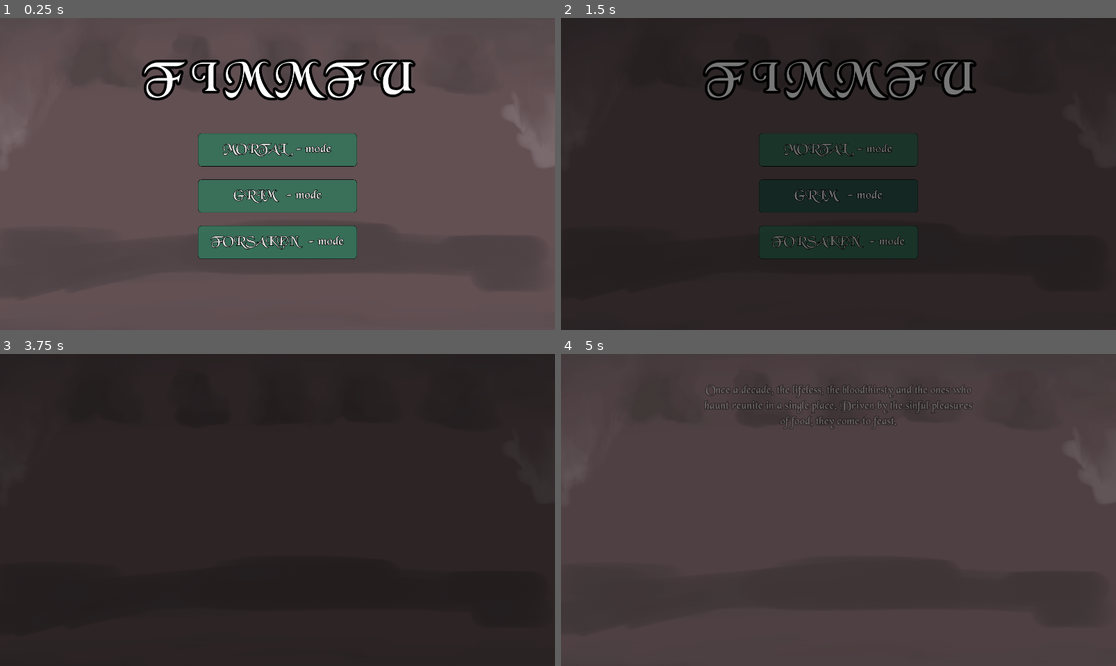
Above: before the commit, frames 1-4 (two rows, left to right).
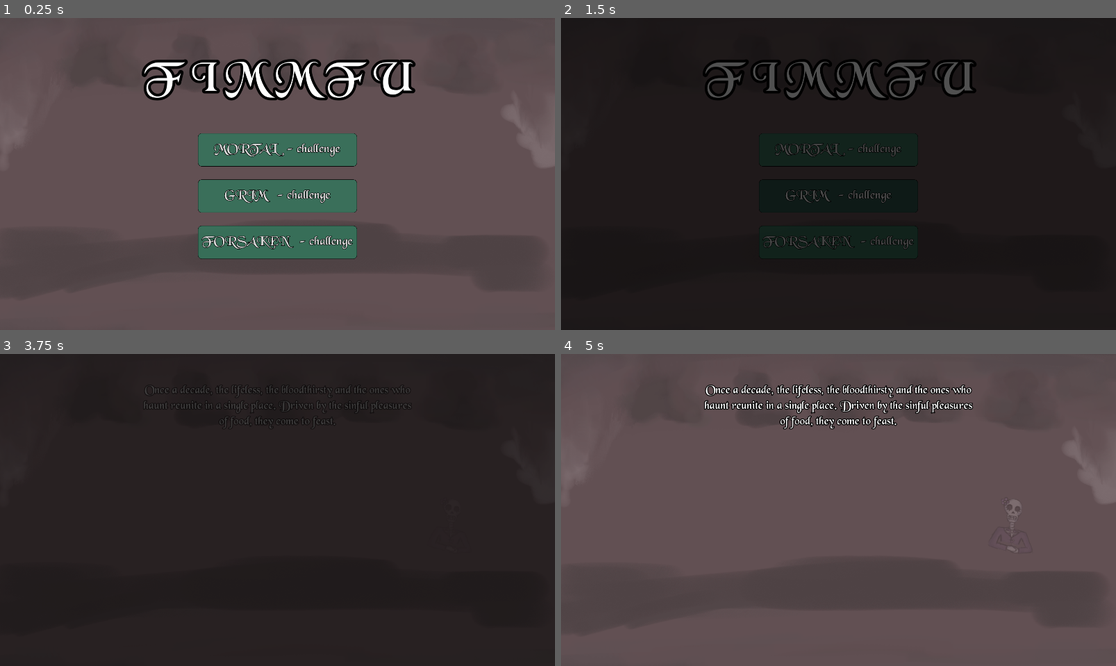
Above: after the commit, the same moments.

Repository: Henrique-Baumegger/godot-fims_food
Game: Godot game, scene res://scripts_and_scenes/game_loops/main.tscn
Same seed, same stepped clock (60 frames per second), same inputs: the game is played once before the commit and once after it.
Inputs (mouse positions are in pixels of both pictures, inside the frame that each line leads up to):
- Up to frame 1 (0.25 s): no input
- Up to frame 2 (1.5 s): click "MORTAL - mode" (after the commit: "MORTAL - challenge") at 0.5 s; click "GRIM - mode" (after the commit: "GRIM - challenge") at 1.25 s
- Up to frame 3 (3.75 s): click "FORSAKEN - mode" (after the commit: "FORSAKEN - challenge") at 2 s; tap Enter at 2.75 s; move the mouse to (399, 494) at 2.77 s; click (399, 494) at 2.85 s; move the mouse to (166, 525) at 3.52 s; right-click (166, 525) at 3.6 s
- Up to frame 4 (5 s): move the mouse to (894, 441) at 4.27 s; click (894, 441) at 4.35 s

The runs differ from the first frame. In frame 1, 1.7% of the frame differs, in the area x 36-64%, y 40-75%; in frame 2, 2.5%, in the area x 26-75%, y 14-75%; in frame 3, 0.4%; in frame 4, 2.0%.

Commit message:
Final gameplay touches

Diff:
--- a/scripts_and_scenes/game_loops/cutscenes/game_over_loop.gd
+++ b/scripts_and_scenes/game_loops/cutscenes/game_over_loop.gd
@@ -35,6 +35,6 @@
 
 	await tw.finished
 
-	var fade_in_time : float = 40
-	var fade_in_delay : float = 2
+	var fade_in_time : float = 7
+	var fade_in_delay : float = 0
 	persistent_accross_game_loops.fade_button_in(fade_in_time, fade_in_delay)
--- a/scripts_and_scenes/game_loops/cutscenes/monsters_appearing_cutscene.gd
+++ b/scripts_and_scenes/game_loops/cutscenes/monsters_appearing_cutscene.gd
@@ -118,11 +118,12 @@
 	for s in _sprites:
 		s.modulate.a = 0.0
 
+	_haunt_loop()
 	_reveal_paragraphs()
 
 
 func _reveal_paragraphs() -> void:
-	var pause : float = 1
+	var pause : float = 2
 	var reveal_time : float = 2.5
 	var tw := create_tween()
 	for l in _labels:
@@ -130,10 +131,9 @@
 		tw.tween_interval(pause)
 
 	await tw.finished
-	var fade_in_time : float = 10
-	var fade_in_delay : float = 1
+	var fade_in_time : float = 7
+	var fade_in_delay : float = 0
 	persistent_accross_game_loops.fade_button_in(fade_in_time, fade_in_delay)
-	_haunt_loop()
 
 
 func _haunt_loop() -> void:
--- a/scripts_and_scenes/game_loops/main.gd
+++ b/scripts_and_scenes/game_loops/main.gd
@@ -8,7 +8,7 @@
 const difficulty_to_table_sizes_track : Dictionary[Difficulties, Array] = {
 	Difficulties.MORTAL : [2, 3, 3, 4],
 	Difficulties.GRIM : [2, 3, 4, 4, 5],
-	Difficulties.FORSAKEN : [2, 3, 4, 5, 5, 6, 6],
+	Difficulties.FORSAKEN : [2, 3, 4, 4, 5, 6, 6],
 }
 
 var current_table_sizes_track : Array = []
@@ -25,26 +25,27 @@
 func _ready() -> void:
 	loop_node = $MainMenu
 	current_loop = GameLoops.MENU
-	$MainMenu.difficulty_signal.connect(start_with_difficulty)
+	$MainMenu.difficulty_signal.connect(start_with_difficulty, CONNECT_ONE_SHOT)
 
 
 func transition_to(to_loop: GameLoops) -> void:
 	is_mid_transition = true
 	await scene_transition.go_to_black()
 
+
 	var new_scene: Node2D = null
 	if to_loop == GameLoops.TABLE:
 		new_scene = AssetDictionary.instantiate_game_loop(to_loop,current_table_sizes_track[track_index])
-	else:
-		new_scene = AssetDictionary.instantiate_game_loop(to_loop,-1)
-
-
-	if to_loop == GameLoops.TABLE:
 		var table : TableGameLoop = new_scene as TableGameLoop
 		table.we_died.connect(_on_we_died)
 		table.done.connect(_on_day_is_done)
 		get_tree().get_first_node_in_group("day_label").text = "day "+str(track_index+1)+"/"+str(current_table_sizes_track.size())
 		track_index += 1
+	else:
+		new_scene = AssetDictionary.instantiate_game_loop(to_loop,-1)
+
+	if to_loop == GameLoops.SHOP:
+		get_tree().get_first_node_in_group("day_label").text = "day "+str(track_index+1)+"/"+str(current_table_sizes_track.size())
 
 	if to_loop == GameLoops.MENU:
 		if persistent_accross_game_loops != null:
@@ -55,6 +56,7 @@
 		persistent_accross_game_loops = AssetDictionary.instantiate_persistent_cluster()
 		add_child(persistent_accross_game_loops)
 		persistent_accross_game_loops.get_button_signal().connect(_on_continue_button_pressed)
+
 
 	add_child(new_scene)
 
@@ -93,7 +95,7 @@
 
 	match current_loop:
 		GameLoops.INTRO:
-			transition_to(GameLoops.TABLE)
+			transition_to(GameLoops.SHOP)
 		GameLoops.SHOP:
 			transition_to(GameLoops.TABLE)
 		GameLoops.DEATH:
--- a/scripts_and_scenes/game_loops/main_menu.tscn
+++ b/scripts_and_scenes/game_loops/main_menu.tscn
@@ -18,7 +18,7 @@
 offset_bottom = 514.0
 theme = ExtResource("2_4j78h")
 theme_override_font_sizes/font_size = 44
-text = "MORTAL   - mode"
+text = "MORTAL   - challenge"
 
 [node name="GrimButton" type="Button" parent="." unique_id=1889708331]
 offset_left = 685.0
@@ -27,7 +27,7 @@
 offset_bottom = 674.0
 theme = ExtResource("2_4j78h")
 theme_override_font_sizes/font_size = 44
-text = "GRIM   - mode"
+text = "GRIM   - challenge"
 
 [node name="ForsakenButton" type="Button" parent="." unique_id=1086512942]
 offset_left = 685.0
@@ -36,7 +36,7 @@
 offset_bottom = 834.0
 theme = ExtResource("2_4j78h")
 theme_override_font_sizes/font_size = 44
-text = "FORSAKEN   - mode"
+text = "FORSAKEN   - challenge"
 
 [node name="Title" type="Label" parent="." unique_id=872375566]
 offset_left = 498.5
--- a/scripts_and_scenes/game_loops/persistent_accross_game_loops.tscn
+++ b/scripts_and_scenes/game_loops/persistent_accross_game_loops.tscn
@@ -48,7 +48,7 @@
 [node name="MoneyManager" parent="MoneyManagerWrapper/MarginContainer" unique_id=105379311 instance=ExtResource("3_r38cx")]
 layout_mode = 2
 text = "[img=140x140]res://art/items/coin_skull.png[/img]xx"
-money = 10
+money = 15
 
 [node name="ContinueButton" parent="." unique_id=1605215447 instance=ExtResource("4_go3jf")]
 offset_left = 1422.0
--- a/scripts_and_scenes/game_loops/shop_game_loop.gd
+++ b/scripts_and_scenes/game_loops/shop_game_loop.gd
@@ -16,7 +16,7 @@
 
 func _ready() -> void:
 	persistent_accross_game_loops = get_tree().get_first_node_in_group("persistent_accross_game_loops")
-	persistent_accross_game_loops.set_button_text("Next day")
+	persistent_accross_game_loops.set_button_text("To kitchen")
 	persistent_accross_game_loops.toggle_visibility(true)
 	_keep_one_drink()
 
--- a/scripts_and_scenes/game_loops/shop_game_loop.tscn
+++ b/scripts_and_scenes/game_loops/shop_game_loop.tscn
@@ -88,7 +88,7 @@
 position = Vector2(525, 548)
 
 [node name="SilverForSale" parent="AbundanceOfTheVast" unique_id=1851945597 instance=ExtResource("4_hobuh")]
-position = Vector2(525, 800)
+position = Vector2(186, 800)
 
 [node name="PanelContainer" type="PanelContainer" parent="AbundanceOfTheVast" unique_id=1199113109]
 offset_left = 65.0
--- a/scripts_and_scenes/products/drinks_for_sale/left_drink_for_sale.tscn
+++ b/scripts_and_scenes/products/drinks_for_sale/left_drink_for_sale.tscn
@@ -2,9 +2,13 @@
 
 [ext_resource type="PackedScene" uid="uid://22781a262i13" path="res://scripts_and_scenes/products/ingredient_for_sale.tscn" id="1_u66ry"]
 [ext_resource type="Texture2D" uid="uid://cpco8dlho3uwe" path="res://art/food/drinks/drink g.png" id="2_43t06"]
+[ext_resource type="PackedScene" uid="uid://qj5l5oibevij" path="res://scripts_and_scenes/UI/tool_tip_area.tscn" id="3_mchoo"]
 
 [sub_resource type="RectangleShape2D" id="RectangleShape2D_cx7lt"]
 size = Vector2(148, 164)
+
+[sub_resource type="RectangleShape2D" id="RectangleShape2D_11gdi"]
+size = Vector2(136, 150)
 
 [node name="LeftDrinkForSale" type="Node2D" unique_id=737456610]
 
@@ -24,3 +28,10 @@
 position = Vector2(23.999992, 0)
 scale = Vector2(0.7, 0.7)
 texture = ExtResource("2_43t06")
+
+[node name="ToolTipArea" parent="." unique_id=1783049423 instance=ExtResource("3_mchoo")]
+displayed_text = "Customer will want to sit to it`s left spot on the next meal."
+
+[node name="CollisionShape2D" type="CollisionShape2D" parent="ToolTipArea" unique_id=1419706881]
+position = Vector2(19, 3)
+shape = SubResource("RectangleShape2D_11gdi")
--- a/scripts_and_scenes/products/drinks_for_sale/right_drink_for_sale.tscn
+++ b/scripts_and_scenes/products/drinks_for_sale/right_drink_for_sale.tscn
@@ -2,9 +2,13 @@
 
 [ext_resource type="PackedScene" uid="uid://22781a262i13" path="res://scripts_and_scenes/products/ingredient_for_sale.tscn" id="1_0y528"]
 [ext_resource type="Texture2D" uid="uid://b614ttf1mpkua" path="res://art/food/drinks/drink.png" id="2_xpvk7"]
+[ext_resource type="PackedScene" uid="uid://qj5l5oibevij" path="res://scripts_and_scenes/UI/tool_tip_area.tscn" id="3_4fkmr"]
 
 [sub_resource type="RectangleShape2D" id="RectangleShape2D_xpvk7"]
 size = Vector2(128, 165)
+
+[sub_resource type="RectangleShape2D" id="RectangleShape2D_43m6e"]
+size = Vector2(136, 150)
 
 [node name="RightDrinkForSale" type="Node2D" unique_id=1708066774]
 
@@ -24,3 +28,10 @@
 position = Vector2(28.999992, 0)
 scale = Vector2(0.7, 0.7)
 texture = ExtResource("2_xpvk7")
+
+[node name="ToolTipArea" parent="." unique_id=1783049423 instance=ExtResource("3_4fkmr")]
+displayed_text = "Customer will want to sit to it`s right spot on the next meal."
+
+[node name="CollisionShape2D" type="CollisionShape2D" parent="ToolTipArea" unique_id=175237481]
+position = Vector2(19, 3)
+shape = SubResource("RectangleShape2D_43m6e")
--- a/scripts_and_scenes/products/drinks_for_sale/stay_drink_for_sale.tscn
+++ b/scripts_and_scenes/products/drinks_for_sale/stay_drink_for_sale.tscn
@@ -2,9 +2,13 @@
 
 [ext_resource type="PackedScene" uid="uid://22781a262i13" path="res://scripts_and_scenes/products/ingredient_for_sale.tscn" id="1_0ip1d"]
 [ext_resource type="Texture2D" uid="uid://ck2i48y4qpov6" path="res://art/food/drinks/drink p.png" id="2_w2tax"]
+[ext_resource type="PackedScene" uid="uid://qj5l5oibevij" path="res://scripts_and_scenes/UI/tool_tip_area.tscn" id="3_tqeeb"]
 
 [sub_resource type="RectangleShape2D" id="RectangleShape2D_ee5tv"]
 size = Vector2(140, 157.5)
+
+[sub_resource type="RectangleShape2D" id="RectangleShape2D_abwb8"]
+size = Vector2(136, 150)
 
 [node name="StayDrinkForSale" type="Node2D" unique_id=2017963351]
 
@@ -24,3 +28,10 @@
 position = Vector2(27.999992, 0)
 scale = Vector2(0.7, 0.7)
 texture = ExtResource("2_w2tax")
+
+[node name="ToolTipArea" parent="." unique_id=1783049423 instance=ExtResource("3_tqeeb")]
+displayed_text = "Customer will want to sit on the same spot on the next meal."
+
+[node name="CollisionShape2D" type="CollisionShape2D" parent="ToolTipArea" unique_id=282170856]
+position = Vector2(19, 3)
+shape = SubResource("RectangleShape2D_abwb8")
--- a/scripts_and_scenes/products/sewing_kit_for_sale.tscn
+++ b/scripts_and_scenes/products/sewing_kit_for_sale.tscn
@@ -2,9 +2,13 @@
 
 [ext_resource type="PackedScene" uid="uid://22781a262i13" path="res://scripts_and_scenes/products/ingredient_for_sale.tscn" id="1_nvmws"]
 [ext_resource type="Texture2D" uid="uid://dxjwfmg45558r" path="res://art/place_holder/Sewing_Kit_Dropped.webp" id="2_0321a"]
+[ext_resource type="PackedScene" uid="uid://qj5l5oibevij" path="res://scripts_and_scenes/UI/tool_tip_area.tscn" id="3_0321a"]
 
 [sub_resource type="RectangleShape2D" id="RectangleShape2D_fckdm"]
 size = Vector2(185.25, 152.75)
+
+[sub_resource type="RectangleShape2D" id="RectangleShape2D_y7hqi"]
+size = Vector2(184, 150.5)
 
 [node name="SewingKitForSale" type="Node2D" unique_id=728635059]
 
@@ -12,7 +16,7 @@
 collision_2d = NodePath("CollisionShape2D")
 sprite_node = NodePath("Sprite2D")
 is_sewing_kit = true
-price = 18
+price = 16
 batch_quantity = 1
 batch_increment = 0
 
@@ -22,3 +26,10 @@
 
 [node name="Sprite2D" type="Sprite2D" parent="IngredientForSale" unique_id=670338345]
 texture = ExtResource("2_0321a")
+
+[node name="ToolTipArea" parent="." unique_id=1783049423 instance=ExtResource("3_0321a")]
+displayed_text = "Fully stitches your alibi."
+
+[node name="CollisionShape2D" type="CollisionShape2D" parent="ToolTipArea" unique_id=131753853]
+position = Vector2(0, 0.25)
+shape = SubResource("RectangleShape2D_y7hqi")
--- a/scripts_and_scenes/products/warm_ingredients_for_sale/garlic_for_sale.tscn
+++ b/scripts_and_scenes/products/warm_ingredients_for_sale/garlic_for_sale.tscn
@@ -2,9 +2,13 @@
 
 [ext_resource type="PackedScene" uid="uid://22781a262i13" path="res://scripts_and_scenes/products/ingredient_for_sale.tscn" id="1_snny6"]
 [ext_resource type="Texture2D" uid="uid://kynw3kqa7dla" path="res://art/food/poisons/garlic.png" id="2_2tnkh"]
+[ext_resource type="PackedScene" uid="uid://qj5l5oibevij" path="res://scripts_and_scenes/UI/tool_tip_area.tscn" id="3_g8t6x"]
 
 [sub_resource type="RectangleShape2D" id="RectangleShape2D_snny6"]
 size = Vector2(25.117004, 20.124805)
+
+[sub_resource type="RectangleShape2D" id="RectangleShape2D_1vlyo"]
+size = Vector2(161, 133)
 
 [node name="GarlicForSale" type="Node2D" unique_id=1609793054]
 
@@ -42,3 +46,10 @@
 scale = Vector2(0.18, 0.18)
 texture = ExtResource("2_2tnkh")
 flip_h = true
+
+[node name="ToolTipArea" parent="." unique_id=1783049423 instance=ExtResource("3_g8t6x")]
+displayed_text = "Garlic poisons vampires."
+
+[node name="CollisionShape2D" type="CollisionShape2D" parent="ToolTipArea" unique_id=894004304]
+position = Vector2(2.5, -13.5)
+shape = SubResource("RectangleShape2D_1vlyo")
--- a/scripts_and_scenes/products/warm_ingredients_for_sale/holy_water_for_sale.tscn
+++ b/scripts_and_scenes/products/warm_ingredients_for_sale/holy_water_for_sale.tscn
@@ -2,9 +2,13 @@
 
 [ext_resource type="PackedScene" uid="uid://22781a262i13" path="res://scripts_and_scenes/products/ingredient_for_sale.tscn" id="1_sudha"]
 [ext_resource type="Texture2D" uid="uid://b61su7lejdsv6" path="res://art/food/poisons/holly_water.png" id="2_upg8y"]
+[ext_resource type="PackedScene" uid="uid://qj5l5oibevij" path="res://scripts_and_scenes/UI/tool_tip_area.tscn" id="3_k04qj"]
 
 [sub_resource type="RectangleShape2D" id="RectangleShape2D_upg8y"]
 size = Vector2(182.25, 138.5)
+
+[sub_resource type="RectangleShape2D" id="RectangleShape2D_3ank0"]
+size = Vector2(182, 137)
 
 [node name="HolyWaterForSale" type="Node2D" unique_id=26116076]
 
@@ -44,3 +48,10 @@
 [node name="CollisionShape2D" type="CollisionShape2D" parent="IngredientForSale" unique_id=1025202025]
 position = Vector2(9.875, -15.25)
 shape = SubResource("RectangleShape2D_upg8y")
+
+[node name="ToolTipArea" parent="." unique_id=1783049423 instance=ExtResource("3_k04qj")]
+displayed_text = "Holy water poisons any decayed."
+
+[node name="CollisionShape2D" type="CollisionShape2D" parent="ToolTipArea" unique_id=2100927010]
+position = Vector2(10, -15.5)
+shape = SubResource("RectangleShape2D_3ank0")
--- a/scripts_and_scenes/products/warm_ingredients_for_sale/salt_for_sale.tscn
+++ b/scripts_and_scenes/products/warm_ingredients_for_sale/salt_for_sale.tscn
@@ -2,9 +2,13 @@
 
 [ext_resource type="PackedScene" uid="uid://22781a262i13" path="res://scripts_and_scenes/products/ingredient_for_sale.tscn" id="1_1b3jr"]
 [ext_resource type="Texture2D" uid="uid://b8mudjqkkr3il" path="res://art/food/poisons/salt.png" id="2_3u0kg"]
+[ext_resource type="PackedScene" uid="uid://qj5l5oibevij" path="res://scripts_and_scenes/UI/tool_tip_area.tscn" id="3_fioc8"]
 
 [sub_resource type="RectangleShape2D" id="RectangleShape2D_3u0kg"]
 size = Vector2(154.5, 132.75)
+
+[sub_resource type="RectangleShape2D" id="RectangleShape2D_j5r8x"]
+size = Vector2(156, 133)
 
 [node name="SaltForSale" type="Node2D" unique_id=2022942909]
 
@@ -39,3 +43,10 @@
 rotation = 0.38397244
 scale = Vector2(0.18, 0.18)
 texture = ExtResource("2_3u0kg")
+
+[node name="ToolTipArea" parent="." unique_id=1783049423 instance=ExtResource("3_fioc8")]
+displayed_text = "Salt poisons skeletons."
+
+[node name="CollisionShape2D" type="CollisionShape2D" parent="ToolTipArea" unique_id=1149307958]
+position = Vector2(0, 0.5)
+shape = SubResource("RectangleShape2D_j5r8x")
--- a/scripts_and_scenes/products/warm_ingredients_for_sale/silver_for_sale.tscn
+++ b/scripts_and_scenes/products/warm_ingredients_for_sale/silver_for_sale.tscn
@@ -2,9 +2,13 @@
 
 [ext_resource type="PackedScene" uid="uid://22781a262i13" path="res://scripts_and_scenes/products/ingredient_for_sale.tscn" id="1_bi07i"]
 [ext_resource type="Texture2D" uid="uid://bqa864xcxjlh4" path="res://art/food/poisons/silver.png" id="2_ukc72"]
+[ext_resource type="PackedScene" uid="uid://qj5l5oibevij" path="res://scripts_and_scenes/UI/tool_tip_area.tscn" id="3_uvxnf"]
 
 [sub_resource type="RectangleShape2D" id="RectangleShape2D_oeef7"]
 size = Vector2(169.5, 141.5)
+
+[sub_resource type="RectangleShape2D" id="RectangleShape2D_1l571"]
+size = Vector2(165, 141)
 
 [node name="SilverForSale" type="Node2D" unique_id=1851945597]
 
@@ -39,3 +43,10 @@
 scale = Vector2(0.18, 0.18)
 texture = ExtResource("2_ukc72")
 flip_h = true
+
+[node name="ToolTipArea" parent="." unique_id=1783049423 instance=ExtResource("3_uvxnf")]
+displayed_text = "Silver poisons ghosts."
+
+[node name="CollisionShape2D" type="CollisionShape2D" parent="ToolTipArea" unique_id=441632649]
+position = Vector2(1.5, -2.5)
+shape = SubResource("RectangleShape2D_1l571")
